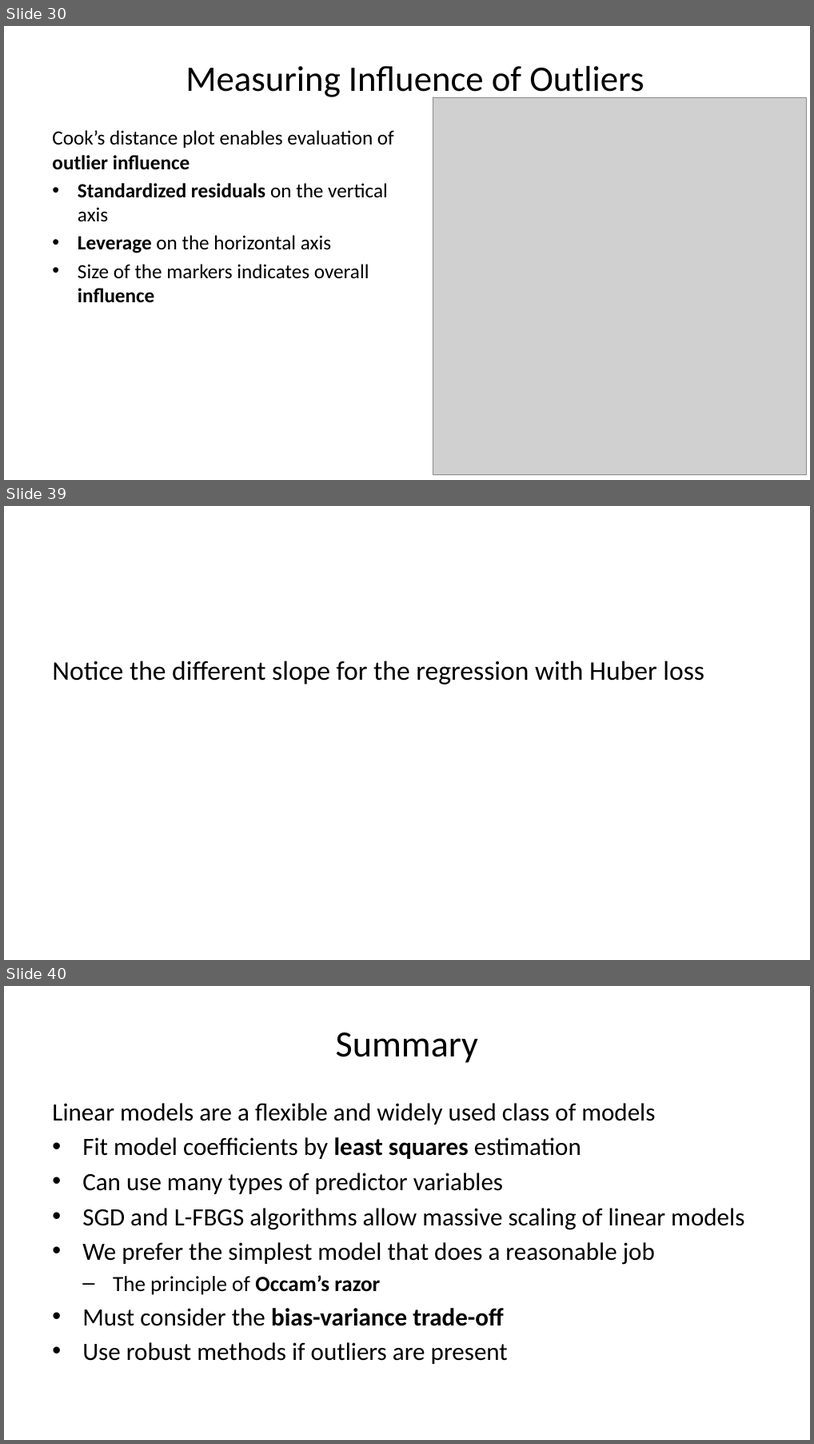
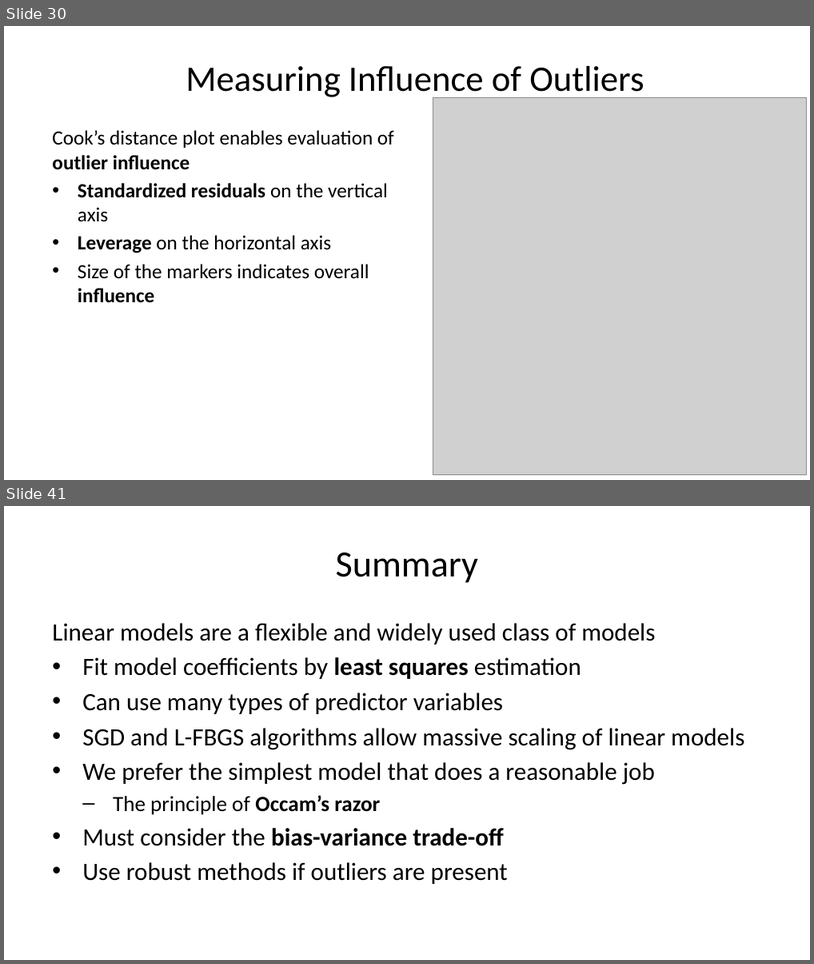
Before and after one commit to StephenElston/CSCI-E-83, a slide deck: LectureSlides/10b_ModelsFor OutliersAndOverdispersion.pptx. Shown one above the other, each under a label of ours: slides 30, 39 and 40 before the commit, slides 30 and 41 after it; the slides between them are not shown. The pictures are 814x1444 and 814x964 pixels, drawn with LibreOffice and Linux fonts; fonts in the diff are those of the drawing; grey boxes stand for pictures. Boxes give left, top, right and bottom in pixels: in the first picture for what was removed or moved away, otherwise in the second. Text is boxed around its words. In the diff, an @@ line names an element or a change of style, - is before the commit and + after.

```diff
--- a/LectureSlides/10b_ModelsFor OutliersAndOverdispersion.pptx
+++ b/LectureSlides/10b_ModelsFor OutliersAndOverdispersion.pptx
@@ slide 39 removed at <box>4,506,810,960</box>, background #FFFFFF @@
@@ text removed at <box>52,660,705,684</box> @@
-Notice the different slope for the regression with Huber loss
@@ what was slide 40 is now slide 41 @@
```
Also in this commit, not shown: 8 slides changed, 2 slides added, 1 other file.
